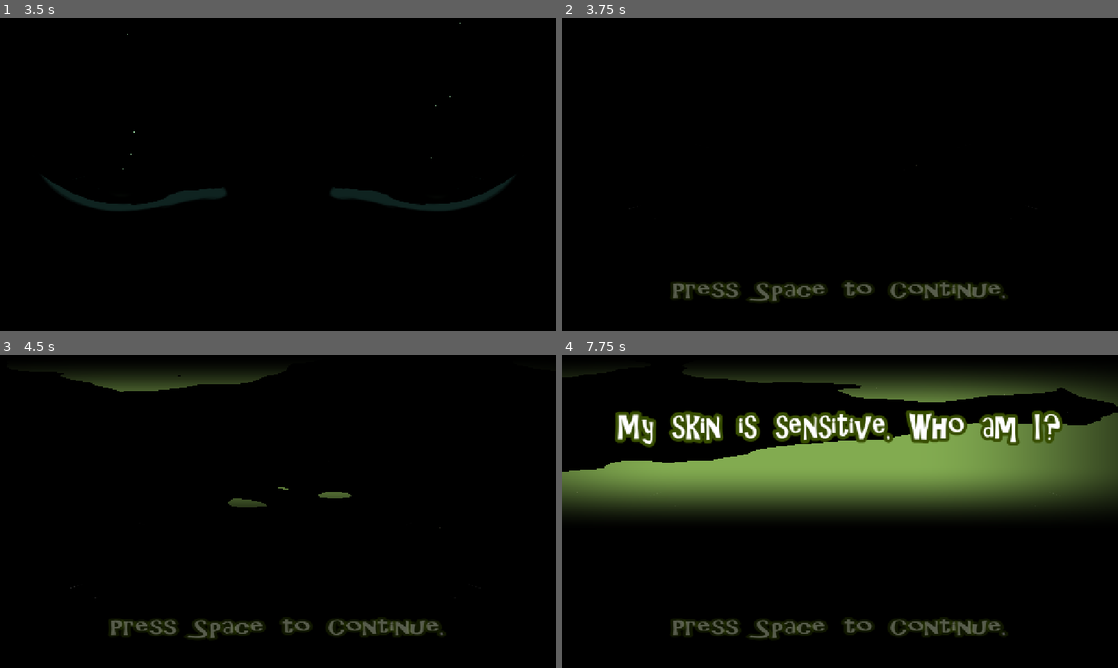
Above: before the commit, frames 1-4 (two rows, left to right).
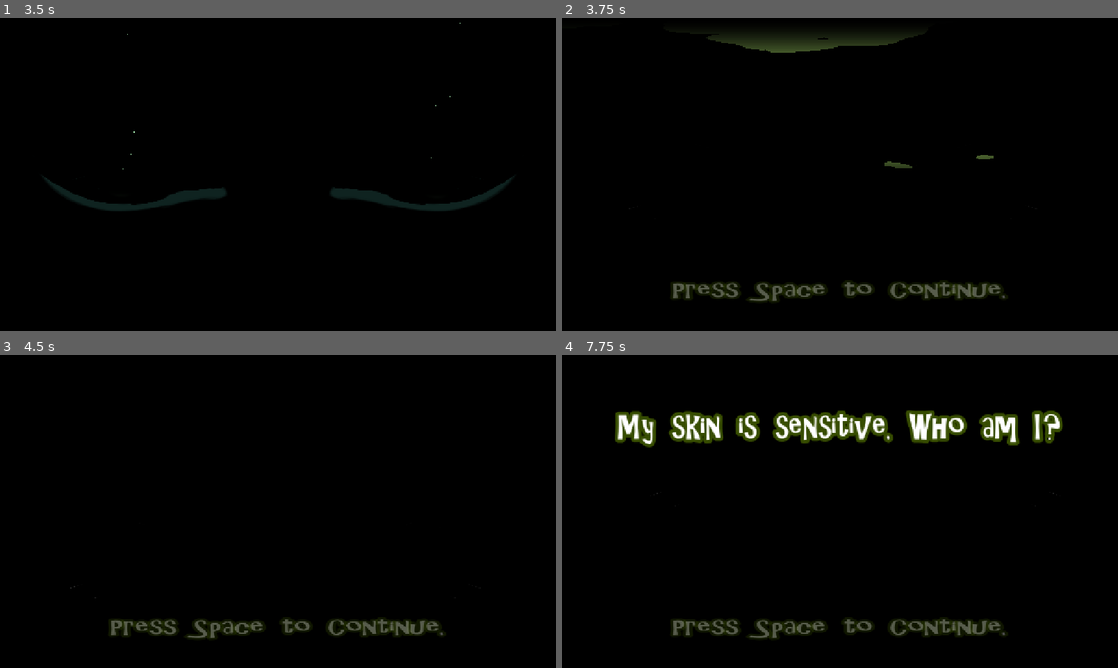
Above: after the commit, the same moments.

Repository: ACristoff/latechjam9
Game: Godot game, scene res://Game/Lib/Game_Manager/game_manager.tscn
Same seed, same stepped clock (60 frames per second), same inputs: the game is played once before the commit and once after it. Sound files missing from this copy of the repository are replaced by a short silence.
Inputs (mouse positions are in pixels of both pictures, inside the frame that each line leads up to):
- Up to frame 1 (3.5 s): click "Start" at 0.5 s; tap Space (interact, bound only after the commit) at 1.25, 1.35, 2, 2.1, 2.75, 2.85 s; move the mouse to (400, 158) at 1.27 s; move the mouse to (166, 190) at 2.02 s; move the mouse to (333, 105) at 2.77 s
- Up to frame 2 (3.75 s): tap Space (interact, bound only after the commit) at 3.5, 3.6 s; move the mouse to (812, 237) at 3.52 s
- Up to frame 3 (4.5 s): tap Space (interact, bound only after the commit) at 4.25, 4.35 s; move the mouse to (444, 558) at 4.27 s
- Up to frame 4 (7.75 s): tap Space (interact, bound only after the commit) at 5, 5.1, 5.85, 6.6, 7.35 s; move the mouse to (673, 464) at 5.02 s; move the mouse to (867, 511) at 5.77 s; move the mouse to (756, 433) at 6.52 s; move the mouse to (962, 495) at 7.27 s

Frame 1 is identical in both runs. In frame 2, 1.6% of the frame differs, in the area x 25-78%, y 5-48%; in frame 3, 2.0%; in frame 4, 27%, in the area x 0-100%, y 5-52%.

Commit message:
thought on space

Diff:
--- a/Assets/Shaders/thought_bubble.tscn
+++ b/Assets/Shaders/thought_bubble.tscn
@@ -74,6 +74,46 @@
 "values": [20.0, 20.0]
 }
 
+[sub_resource type="Animation" id="Animation_7k2af"]
+resource_name = "End"
+length = 3.0
+tracks/0/type = "value"
+tracks/0/imported = false
+tracks/0/enabled = true
+tracks/0/path = NodePath(".:material:shader_parameter/clouds_cutoff")
+tracks/0/interp = 1
+tracks/0/loop_wrap = true
+tracks/0/keys = {
+"times": PackedFloat32Array(0, 3),
+"transitions": PackedFloat32Array(0.241484, 1),
+"update": 0,
+"values": [0.38, 1.0]
+}
+tracks/1/type = "value"
+tracks/1/imported = false
+tracks/1/enabled = true
+tracks/1/path = NodePath("GPUParticles2D:emitting")
+tracks/1/interp = 1
+tracks/1/loop_wrap = true
+tracks/1/keys = {
+"times": PackedFloat32Array(0, 3),
+"transitions": PackedFloat32Array(1, 1),
+"update": 1,
+"values": [true, true]
+}
+tracks/2/type = "value"
+tracks/2/imported = false
+tracks/2/enabled = true
+tracks/2/path = NodePath("Wind:visible")
+tracks/2/interp = 1
+tracks/2/loop_wrap = true
+tracks/2/keys = {
+"times": PackedFloat32Array(0, 3),
+"transitions": PackedFloat32Array(1, 1),
+"update": 1,
+"values": [true, false]
+}
+
 [sub_resource type="Animation" id="Animation_f6kd6"]
 length = 0.001
 tracks/0/type = "value"
@@ -147,46 +187,6 @@
 "transitions": PackedFloat32Array(1),
 "update": 1,
 "values": [true]
-}
-
-[sub_resource type="Animation" id="Animation_7k2af"]
-resource_name = "End"
-length = 3.0
-tracks/0/type = "value"
-tracks/0/imported = false
-tracks/0/enabled = true
-tracks/0/path = NodePath(".:material:shader_parameter/clouds_cutoff")
-tracks/0/interp = 1
-tracks/0/loop_wrap = true
-tracks/0/keys = {
-"times": PackedFloat32Array(0, 3),
-"transitions": PackedFloat32Array(0.241484, 1),
-"update": 0,
-"values": [0.38, 1.0]
-}
-tracks/1/type = "value"
-tracks/1/imported = false
-tracks/1/enabled = true
-tracks/1/path = NodePath("GPUParticles2D:emitting")
-tracks/1/interp = 1
-tracks/1/loop_wrap = true
-tracks/1/keys = {
-"times": PackedFloat32Array(0, 3),
-"transitions": PackedFloat32Array(1, 1),
-"update": 1,
-"values": [true, true]
-}
-tracks/2/type = "value"
-tracks/2/imported = false
-tracks/2/enabled = true
-tracks/2/path = NodePath("Wind:visible")
-tracks/2/interp = 1
-tracks/2/loop_wrap = true
-tracks/2/keys = {
-"times": PackedFloat32Array(0, 3),
-"transitions": PackedFloat32Array(1, 1),
-"update": 1,
-"values": [true, false]
 }
 
 [sub_resource type="AnimationLibrary" id="AnimationLibrary_0bgwi"]
--- a/Game/UI/thought_bubble.gd
+++ b/Game/UI/thought_bubble.gd
@@ -11,6 +11,10 @@
 	animation_player.play("Begin")
 	show_text_timer.start()
 
+func _process(delta):
+	if Input.is_action_just_pressed("interact"):
+		end()
+
 func end():
 	animation_player.play("End")
 
--- a/Game/World/level.gd
+++ b/Game/World/level.gd
@@ -39,3 +39,9 @@
 func _ready():
 	eyes.revelation()
 	pass
+
+
+func _process(delta):
+	if Input.is_action_just_pressed("interact"):
+		pass
+	pass
--- a/project.godot
+++ b/project.godot
@@ -45,6 +45,11 @@
 "events": [Object(InputEventKey,"resource_local_to_scene":false,"resource_name":"","device":-1,"window_id":0,"alt_press …(191 unchanged characters)…
 ]
 }
+interact={
+"deadzone": 0.2,
+"events": [Object(InputEventKey,"resource_local_to_scene":false,"resource_name":"","device":-1,"window_id":0,"alt_pressed":false,"shift_pressed":false,"ctrl_pressed":false,"meta_pressed":false,"pressed":false,"keycode":0,"physical_keycode":32,"key_label":0,"unicode":32,"location":0,"echo":false,"script":null)
+]
+}
 
 [layer_names]
 
